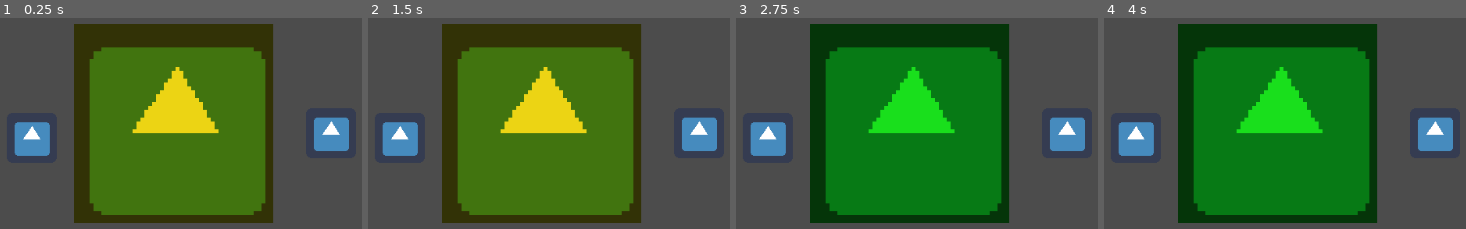
Above: before the commit, frames 1-4 (left to right).
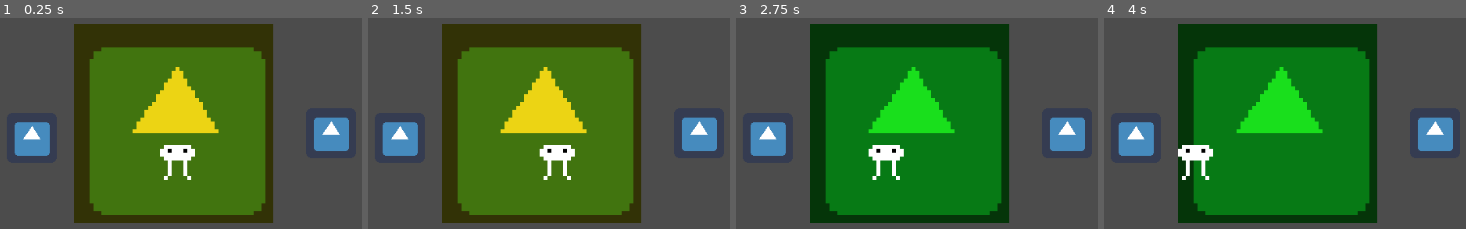
Above: after the commit, the same moments.

Repository: Fl0xy/tamagojamy
Game: Godot game, scene res://main.tscn
Two runs of this game, one before a commit and one after it. Both use one fixed random seed, a clock stepped at 60 frames per second and the inputs below. The engine's default icon, where the game draws it, is replaced by a stand-in: a white triangle on a blue panel in a dark square.
Inputs (mouse positions are in pixels of both pictures, inside the frame that each line leads up to):
- Up to frame 1 (0.25 s): no input
- Up to frame 2 (1.5 s): click (697, 134) at 0.5 s; click (400, 138) at 1.25 s
- Up to frame 3 (2.75 s): move the mouse to (outside the picture) at 2.02 s; hold Right (ui_right) from 2.03 s (still down); click (outside the picture) at 2.17 s
- Up to frame 4 (4 s): move the mouse to (outside the picture) at 2.77 s; release Right (ui_right) at 2.78 s; hold Left (ui_left) 2.78-3.53 s; move the mouse to (outside the picture) at 3.52 s; hold Right (ui_right) from 3.53 s (still down)

The runs differ from the first frame. In frame 1, 0.9% of the frame differs, in the area x 44-54%, y 60-77%; in frame 2, 0.9%, in the area x 47-58%, y 60-77%; in frame 3, 0.9%; in frame 4, 0.9%.

Commit message:
added Global main.gd added pet with inital movement logic

Diff:
--- /dev/null
+++ b/components/pet/pet.gd
@@ -0,0 +1,30 @@
+extends Node2D
+
+const roomSize = 51
+const speed = 1;
+
+var target_x;
+var moving = false;
+
+func _ready():
+	var main = get_node("/root/Main")
+	main.connect("position_changed", self, "move_to_room")
+
+func move_to_room(pos):
+	target_x = pos.x + roomSize/2
+	#var distance = abs(position - target_x)
+
+	#step = (position.x + target_x / speed)
+	print("Pet moving to ", target_x)
+	moving = true
+
+func _physics_process(delta):
+	if moving:
+		if target_x - position.x < speed:
+			position.x = floor(target_x)
+			moving = false
+			return
+
+		var new_x = floor(position.x + speed)
+		print("Pet step to ", new_x)
+		position.x = new_x
--- a/components/pet/pet.tscn
+++ b/components/pet/pet.tscn
@@ -1,7 +1,8 @@
-[gd_scene load_steps=4 format=2]
+[gd_scene load_steps=5 format=2]
 
 [ext_resource path="res://assets/pet/pet1.png" type="Texture" id=1]
 [ext_resource path="res://assets/pet/pet2.png" type="Texture" id=2]
+[ext_resource path="res://components/pet/pet.gd" type="Script" id=3]
 
 [sub_resource type="SpriteFrames" id=1]
 animations = [ {
@@ -12,6 +13,7 @@
 } ]
 
 [node name="pet" type="Node2D"]
+script = ExtResource( 3 )
 
 [node name="AnimatedSprite" type="AnimatedSprite" parent="."]
 frames = SubResource( 1 )
--- a/game.tscn
+++ b/game.tscn
@@ -1,7 +1,8 @@
-[gd_scene load_steps=3 format=2]
+[gd_scene load_steps=4 format=2]
 
 [ext_resource path="res://icon.png" type="Texture" id=1]
 [ext_resource path="res://gameCamera.gd" type="Script" id=2]
+[ext_resource path="res://components/pet/pet.tscn" type="PackedScene" id=3]
 
 [node name="Node2D" type="Node2D"]
 
@@ -51,3 +52,6 @@
 anchor_mode = 0
 current = true
 script = ExtResource( 2 )
+
+[node name="pet" parent="." instance=ExtResource( 3 )]
+position = Vector2( 22, 31 )
--- a/gameCamera.gd
+++ b/gameCamera.gd
@@ -1,34 +1,9 @@
 extends Camera2D
 
+func _ready():
+	var main = get_node("/root/Main")
+	main.connect("position_changed", self, "placeCamera")
 
-var Max = 3;
-var Min = 0;
-var cur = 0;
-var step = 51;
-
-func _ready():
-	pass # Replace with function body.
-
-
-func _process(delta):
-	if Input.is_action_just_pressed("ui_right"):
-		if cur < Max:
-			cur = cur+1
-			placeCamera()
-			return
-		cur = Min
-		placeCamera()
-		return
-
-	if Input.is_action_just_pressed("ui_left"):
-		if cur > Min:
-			cur = cur-1
-			placeCamera()
-			return
-		cur = Max
-		placeCamera()
-		return
-
-func placeCamera():
-	print("placing", step*cur)
-	position = Vector2(step*cur, 0)
+func placeCamera(pos):
+	print("placing", pos)
+	position = pos
--- /dev/null
+++ b/main.gd
@@ -0,0 +1,90 @@
+extends Node
+
+enum place {HOME, WEB, WORK}
+
+var homePositions = [Vector2(0,0), Vector2(51,0), Vector2(102,0), Vector2(153,0)]
+var webPositions = [Vector2(0,51), Vector2(51,51), Vector2(102,51), Vector2(153,51)]
+var workPositions = [Vector2(0,102), Vector2(51,102), Vector2(102,102), Vector2(153,102)]
+
+var curPlace = place.HOME;
+var curIndex = 0
+
+signal position_changed(new_pos)
+signal place_changed(new_place)
+signal homePosition_changed(new_pos)
+
+#################### position shit ####################
+func curPosition():
+	match curPlace:
+		place.HOME:
+			return homePositions[curIndex]
+		place.WORK:
+			return workPositions[curIndex]
+		place.WEB:
+			return webPositions[curIndex]
+
+
+#################### web shit ####################
+var webEntryPlace
+var webEntryIndex
+func enterWeb():
+	webEntryIndex = curIndex;
+	webEntryPlace = curPlace;
+	curPlace = place.WEB
+	curIndex = 0
+	emitSingals()
+
+func exitWeb():
+	curPlace = webEntryPlace
+	curIndex = webEntryIndex
+	emitSingals()
+
+#################### work shit ####################
+var workEntryPlace
+var workEntryIndex
+func enterWork():
+	workEntryPlace = curPlace
+	workEntryIndex = curIndex
+	curPlace = place.WORK
+	curIndex = 0
+	emitSingals()
+
+func exitWork():
+	curPlace = workEntryPlace
+	curIndex = workEntryIndex
+	emitSingals()
+
+#################### logic shit ####################
+func _process(delta):
+	if Input.is_action_just_pressed("ui_right"):
+		if curIndex < curPlaceMax():
+			curIndex = curIndex+1
+		else:
+			curIndex = 0
+		emitSingals()
+		return
+
+	if Input.is_action_just_pressed("ui_left"):
+		if curIndex > 0:
+			curIndex = curIndex-1
+		else:
+			curIndex = curPlaceMax()
+		emitSingals()
+
+#################### Helper shit ####################
+func emitSingals():
+	emit_signal("place_changed", curPlace)
+	var test = curPosition()
+	emit_signal("position_changed", curPosition())
+	if curPlace == place.HOME:
+		emit_signal("homePosition_changed", curPosition())
+
+
+func curPlaceMax():
+	match curPlace:
+		place.HOME:
+			return homePositions.size()-1
+		place.WEB:
+			return webPositions.size()-1
+		place.WORK:
+			return workPositions.size()-1
--- a/project.godot
+++ b/project.godot
@@ -19,6 +19,10 @@
 run/main_scene="res://main.tscn"
 config/icon="res://icon.png"
 
+[autoload]
+
+Main="*res://main.gd"
+
 [rendering]
 
 environment/default_environment="res://default_env.tres"
Binary file removed: assets/monster/monster1.png
Binary file removed: assets/monster/monster2.png
